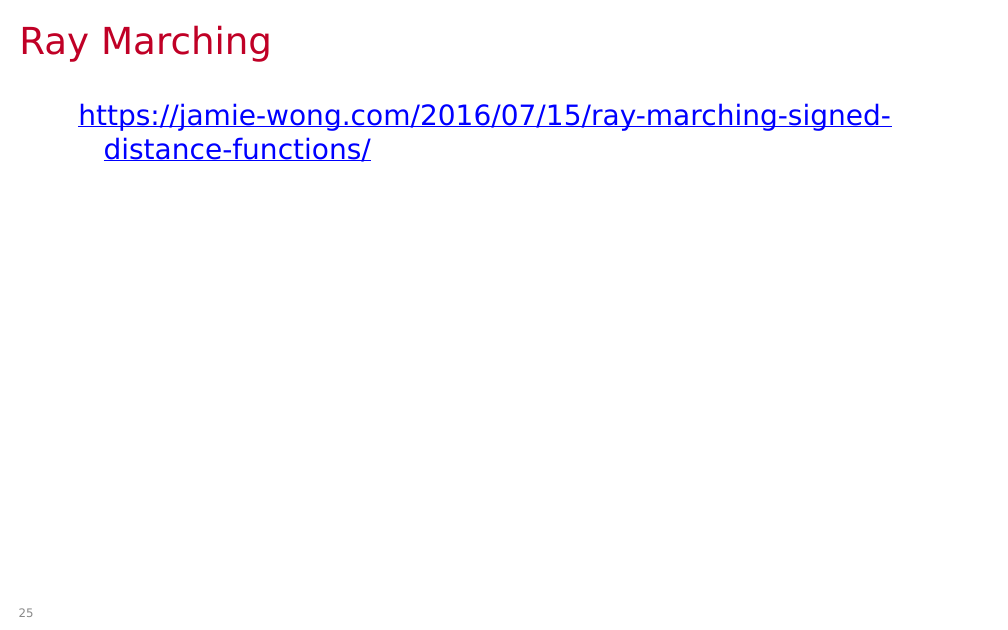
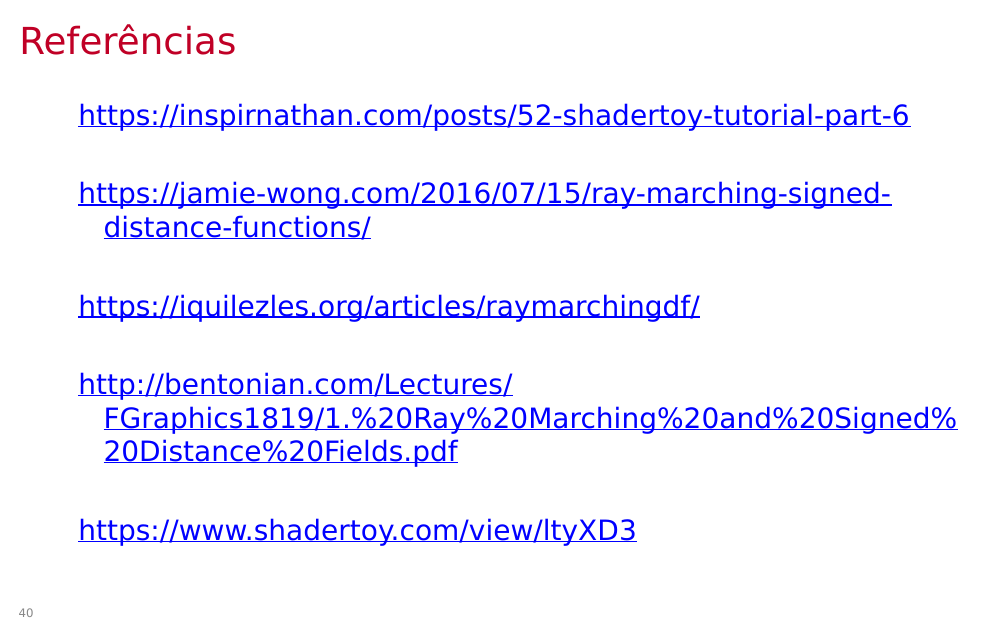
Before and after one commit to lpsoares/ComputacaoGrafica, a slide deck: slide 40 of content/aulas/23-ray_marching/aula23_ray_marching.pptx (slide 25 before the commit). Drawn at 1008x630 pixels with LibreOffice and Linux fonts; fonts in the diff are those of the drawing; background and template pictures are left out. Boxes give left, top, right and bottom in pixels: in the first picture for what was removed or moved away, otherwise in the second. Text is boxed around its words. In the diff, an @@ line names an element or a change of style, - is before the commit and + after.

```diff
--- a/content/aulas/23-ray_marching/aula23_ray_marching.pptx
+++ b/content/aulas/23-ray_marching/aula23_ray_marching.pptx
@@ title at (x1=19, y1=24, x2=236, y2=55): text changed @@
-Ray Marching
+Referências
@@ text at (x1=78, y1=103, x2=909, y2=131): paragraph added @@
+https://inspirnathan.com/posts/52-shadertoy-tutorial-part-6
@@ text at (x1=78, y1=294, x2=958, y2=546): paragraphs added @@
+https://iquilezles.org/articles/raymarchingdf/
+http://bentonian.com/Lectures/FGraphics1819/1.%20Ray%20Marching%20and%20Signed%20Distance%20Fields.pdf
+https://www.shadertoy.com/view/ltyXD3
@@ page number at (x1=19, y1=608, x2=34, y2=617): text changed @@
-25
+40
```
Also in this commit, not shown: 15 other slides changed, 20 slides added, 12 slides removed, 3 other files.
